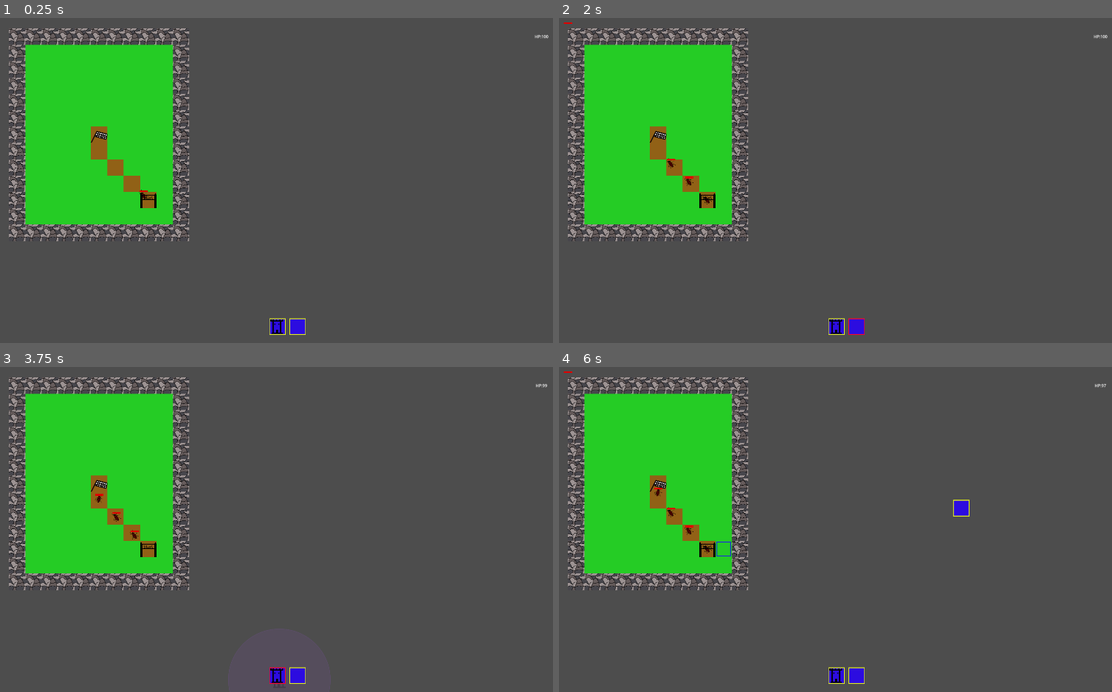
Above: before the commit, frames 1-4 (two rows, left to right).
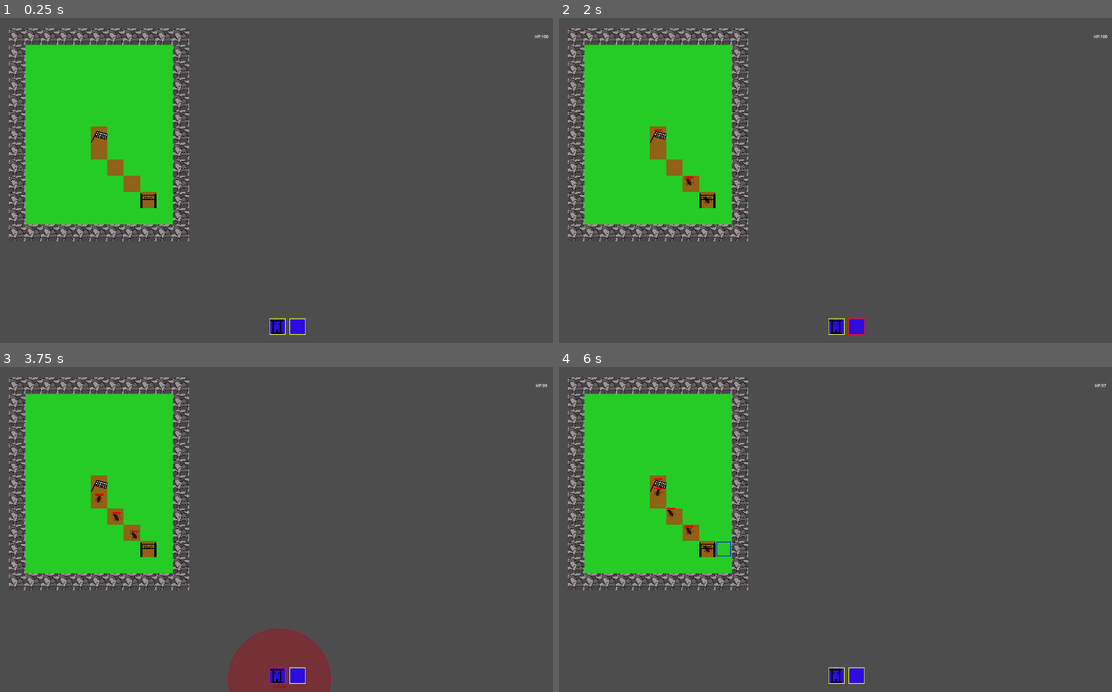
Above: after the commit, the same moments.

Repository: Michael-Stiffel/kleines_TD
Game: Godot game, scene res://main.tscn
Two runs of this game, one before a commit and one after it. Both use one fixed random seed, a clock stepped at 60 frames per second and the inputs below.
Inputs (mouse positions are in pixels of both pictures, inside the frame that each line leads up to):
- Up to frame 1 (0.25 s): no input
- Up to frame 2 (2 s): click (835, 326) at 0.5 s; click (857, 326) at 1.25 s
- Up to frame 3 (3.75 s): click (276, 675) at 2 s; click (298, 675) at 2.75 s; click (276, 675) at 3.5 s
- Up to frame 4 (6 s): click (857, 675) at 4.25 s; tap Enter (ui_accept) at 5, 5.1, 5.27, 5.57, 5.75, 5.85 s; move the mouse to (973, 510) at 5.02 s; move the mouse to (730, 542) at 5.77 s

The runs differ from the first frame. In frame 1, less than 0.1% of the frame differs, in the area x 25-27%, y 52-56%; in frame 2, less than 0.1%; in frame 3, 2.7%, in the area x 41-60%, y 80-100%; in frame 4, 0.2%.
Error before the commit: Invalid access to property or key 'little_StonesT1' on a base object of type 'Dictionary'. (res://build_menue.gd:8)
Error after the commit: Invalid access to property or key 'little_StonesT1' on a base object of type 'Dictionary'. (res://build_menue.gd:9)

Commit message:
Visuelle Indikatoren fürs bauen
man kann nun genau sehen wo man bauen kann und wo nicht.

Diff:
--- a/main/PathFollow2D.gd
+++ b/main/PathFollow2D.gd
@@ -1,7 +1,7 @@
 
 extends PathFollow2D
 signal get_HP_Damage
-@onready var HP_Bar = get_node("Healthbar")
+var HP_Bar
 #das wird irgendwann das ur scripot wie bei Turrets aber jett gerade egal
 var stats = preload("res://stats.tscn")
 var enemystats = stats.instantiate().get_enemy_data()
@@ -9,9 +9,11 @@
 var hp = enemystats["Schabe"]["health"];
 
 func _ready():
+	HP_Bar = get_node("Healthbar")
 	HP_Bar.max_value = hp
 	HP_Bar.value = hp
 	HP_Bar.set_as_top_level (true)
+	HP_Bar.set_position(position- Vector2(16,20))
 	loop = false;
 	set_progress(0)
 
@@ -23,10 +25,12 @@
 
 func move(delta):
 	set_progress(get_progress()+runSpeed*delta)
+	HP_Bar.set_as_top_level (true)
 	HP_Bar.set_position(position- Vector2(16,20))
 	if (loop == false and progress_ratio == 1):
 		get_node("../../../Camera2D/HP_Count")._on_path_follow_2d_get_hp_damage(1)
 		queue_free();
+
 func on_hit(damage):
 	hp -= damage
 	HP_Bar.value = hp
--- a/main/Stats.gd
+++ b/main/Stats.gd
@@ -3,7 +3,7 @@
 var enemy_data={
 	"Schabe":{
 		"damage" : 1,
-		"health": 20,
+		"health": 2000,
 		"speed" : 100
 	},
 }
--- a/main/build_menue.gd
+++ b/main/build_menue.gd
@@ -2,15 +2,16 @@
 
 var stats = preload("res://stats.tscn")
 var towerData = stats.instantiate().get_tower_data()
-
+var drag_tower
+var range_texture
 
 func  set_tower_preview(build_type, mouse_position):
 	var Trange = towerData[build_type]["range"]
-	var drag_tower = load("res://"+ build_type +".tscn").instantiate()
+	drag_tower = load("res://"+ build_type +".tscn").instantiate()
 	drag_tower.set_name("Drag_Tower")
 	drag_tower.modulate = Color("ad54ff3c");
 
-	var range_texture =  Sprite2D.new()
+	range_texture =  Sprite2D.new()
 	range_texture.position = Vector2(64,64)
 	var scaling = Trange/ 300.0
 	range_texture.scale = Vector2(scaling,scaling)
@@ -30,5 +31,9 @@
 func update_tower_preview(new_position, color):
 	get_node("TowerPreview").position = new_position
 	if get_node("TowerPreview/Drag_Tower").modulate != Color(color):
-		get_node("TowerPreview/Drag_Tower").modulate = Color(color)
+		get_node("TowerPreview").modulate = Color(color)
 		get_node("TowerPreview/Sprite2D").modulate = Color(color)
+
+func red_flash():
+	drag_tower.modulate = Color.RED;
+	range_texture.modulate = Color.RED;
--- a/main/main.gd
+++ b/main/main.gd
@@ -1,7 +1,7 @@
 extends Node2D
 
 var map_node
-
+var preview_node
 var build_mode = false
 var build_valid = false
 var build_location
@@ -9,6 +9,7 @@
 
 func _ready():
 	map_node = get_node("Map_Node/TileMap")
+	preview_node = get_node("Build_Menue")
 	for i in get_tree().get_nodes_in_group("build_buttons"):
 		i.connect("pressed", initiate_build_mode.bind(i.get_name()))
 
@@ -21,7 +22,7 @@
 		cancle_build_mode()
 	if event.is_action_released("ui_accept") and build_mode == true:
 		verify_and_build()
-		cancle_build_mode()
+		#cancle_build_mode()
 
 func initiate_build_mode(tower_type):
 	if build_mode:
@@ -35,9 +36,32 @@
 	var mouse_posi = get_global_mouse_position()
 	var current_tile = map_node.local_to_map(mouse_posi)
 	var tile_position = map_node.map_to_local(current_tile)
-	get_node("Build_Menue").update_tower_preview(tile_position,"ad54ff3c" )
-	build_valid = true
-	build_location = tile_position
+	var map_dic = map_node.get_MapDic()
+	var mapX = map_node.get_MapX()
+	var mapY = map_node.get_MapY()
+
+
+	if(current_tile[0] <0  ||  current_tile[1] <0):
+		get_node("Build_Menue").update_tower_preview(tile_position,Color(0.862745, 0.0784314, 0.235294, 1))
+		return
+	if (current_tile[0] >= mapX ||  current_tile[1] >= mapY) || !map_dic[str(current_tile)]["Buildable"] :
+		build_valid = false
+		get_node("Build_Menue").update_tower_preview(tile_position,Color(0.862745, 0.0784314, 0.235294, 1))
+		return
+
+	map_node.astar_grid.set_point_solid(current_tile, true)
+	if map_node.astar_grid.get_id_path(map_node.get_start_cell(), map_node.get_end_cell()).is_empty() :
+		map_node.astar_grid.set_point_solid(current_tile, false)
+		get_node("Build_Menue").update_tower_preview(tile_position,Color(0.862745, 0.0784314, 0.235294, 1))
+		build_valid = false
+	else:
+		if current_tile[0] < mapX &&  current_tile[1] < mapY :
+			if map_dic[str(current_tile)]["Buildable"]:
+				map_node.astar_grid.set_point_solid(current_tile, false)
+		get_node("Build_Menue").update_tower_preview(tile_position,Color(0, 1, 1, 1) )
+		build_valid = true
+		build_location = tile_position
+
 
 func cancle_build_mode():
 	build_mode = false
@@ -54,24 +78,8 @@
 	var current_tile = map_node.local_to_map(mouse_posi)
 	var tile_position = map_node.map_to_local(current_tile)
 
-	if current_tile[0] >= mapX ||  current_tile[1] >= mapY :
-		build_valid = false
-		return
-
-	if map_dic[str(current_tile)]["Buildable"]:
-		build_valid = true
-	else:
-		build_valid = false
-
 	if build_valid: # da muss ich noch gucken wie das aussieht mit der live berrechneung
 		map_node.astar_grid.set_point_solid(current_tile, true)
-
-		var temp = map_node.astar_grid.get_id_path(map_node.get_start_cell(), map_node.get_end_cell())
-		if map_node.astar_grid.get_id_path(map_node.get_start_cell(), map_node.get_end_cell()).is_empty():
-			map_node.astar_grid.set_point_solid(current_tile, false)
-			build_valid = false
-			return
-
 		map_node.calculatePath()
 		new_tower.position = Vector2(build_location.x - 64,build_location.y - 64)
 		map_node.add_child(new_tower,true)
--- a/main/main.tscn
+++ b/main/main.tscn
@@ -95,6 +95,7 @@
 script = ExtResource("9_d2r05")
 
 [node name="PathFollow2D" parent="Map_Node/Path2D" instance=ExtResource("10_3hudi")]
+visible = false
 progress = 0.0
 
 [node name="GameOverScreen" parent="." instance=ExtResource("12_sxnb2")]
Not shown, changed: README.md
